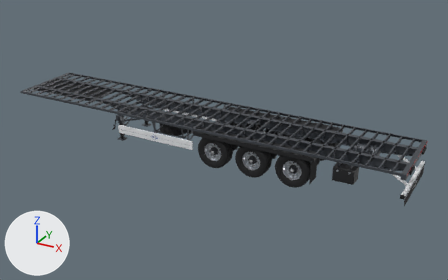
The glTF model src/assets/models/standart-chassis.glb, before and after one commit.
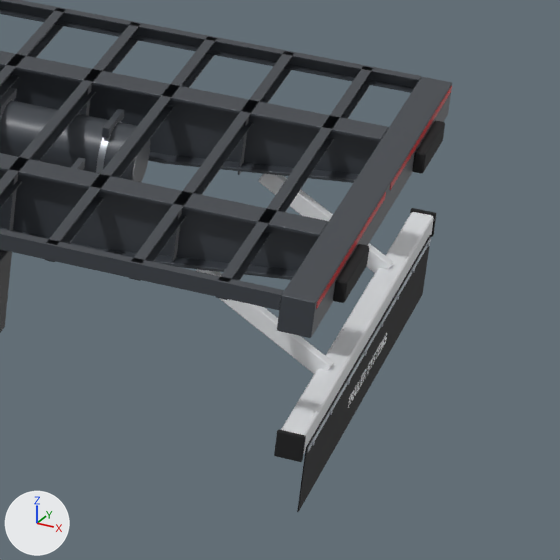
Each version appears first whole from a 50 mm lens placed at (2.78, -16.16, 8.52), pointed at (-6.22, 0.2, 0.34), and next in a close-up on the part from 80% to 99% of the width and 46% to 77% of the height. Lighting does not change. The marker at lower left points along +X, +Y and +Z. The first two pictures are the older version. Vertices at exactly the same position are counted once.

The scene before the commit, as lines of its bpy script (objects in view):
```python
me_mesh_0 = bpy.data.meshes.new('Mesh_0')
me_mesh_0.from_pydata(...)  # 26770 vertices, 52096 faces; spans x -13.69..0.03, y -1.27..1.27, z 0.0..1.22
me_mesh_0.materials.append(mat_logo)  # picture img_logo_blue
me_mesh_0.materials.append(mat_mudflapprint)  # white #f2f3f5
me_mesh_0.materials.append(mat_ktl)  # dark grey #40454c
me_mesh_0.materials.append(mat_darksteel)  # black #1d1f22
me_mesh_0.materials.append(mat_chrome)  # white #e8ebee
me_mesh_0.materials.append(mat_rubber)  # black #141517
me_mesh_0.materials.append(mat_reflred)  # red #c8101a
me_mesh_0.materials.append(mat_galvanized)  # grey #a9afb6
me_mesh_0.materials.append(mat_plastic)  # black #1a1b1e
me_mesh_0.materials.append(mat_chassiswhite)  # white #eceef1
me_mesh_0.materials.append(mat_alu)  # light grey #c3c8cf
me_mesh_0.materials.append(mat_airline)  # black #24262a
ob_mesh_0 = bpy.data.objects.new('Mesh_0', me_mesh_0)
ob_mesh_0.location = (0.0, 0.0, 0.0)
```
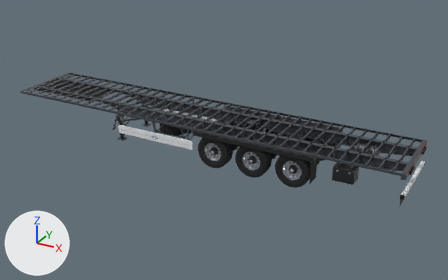
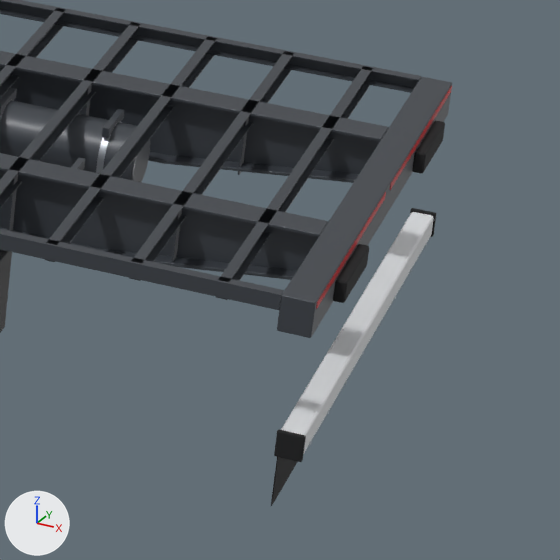
The change, as a list of edits to the scene's bpy script:
```text
Change me_mesh_0:
    used by ob_mesh_0; location = (0.0, 0.0, 0.0)
    remove me_mesh_0.from_pydata(...)  # 26770 vertices, 52096 faces; spans x -13.69..0.03, y -1.27..1.27, z 0.0..1.22
    add me_mesh_0.from_pydata(...)  # 27630 vertices, 53792 faces; spans x -13.69..0.03, y -1.27..1.27, z 0.0..1.22
    me_mesh_0 part 1: the loose piece of 8 vertices spanning x 0.0, y -1.15..1.15, z 0.2..0.51 is moved by (-0.11, 0.0, 0.0)
    me_mesh_0 part 2: the loose piece of 56 vertices spanning x 0.0, y -1.14..1.14, z 0.48..0.5 is moved by (-0.12, 0.0, 0.0)
    me_mesh_0 part 3: the loose piece of 56 vertices spanning x -0.68..-0.05, y 0.53..0.57, z 0.54..0.95 is deleted
    me_mesh_0 part 4: the loose piece of 56 vertices spanning x -0.68..-0.05, y -0.57..-0.53, z 0.54..0.95 is deleted
    me_mesh_0 part 5: 324 vertices moved within x 0.0, y -1.08..1.08, z 0.48..0.5; 336 vertices removed from x 0.01, y -1.08..1.08, z 0.48..0.5; 2120 vertices added at x -0.13..0.0, y -1.08..1.08, z 0.31..0.5
    me_mesh_0 part 6: 44348 kept faces spanning x -13.69..0.03, y -1.27..1.27, z 0.0..1.22 get new texture (UV) coordinates
    other edits to the shape of me_mesh_0 do not show in these pictures
```

What differs and where, as boxes [x1, y1, x2, y2] in the close-ups (560 x 560 px; the box of a moved part takes in the faces that stretch with it):
'Mesh_0', reshaped
    before: [0, 0, 452, 512]
    after: [0, 0, 452, 506]
part 1 of me_mesh_0, moved or reshaped
    before: [297, 235, 431, 512]
    after: [271, 457, 298, 506]
part 2 of me_mesh_0, moved or reshaped (not visible afterwards)
    before: [307, 237, 431, 453]
part 3 of me_mesh_0, deleted
    before: [258, 174, 393, 273]
part 4 of me_mesh_0, deleted
    before: [196, 269, 333, 374]
part 5 of me_mesh_0, cut back
    before: [312, 243, 430, 446]
    after: [310, 243, 427, 445]
part 6 of me_mesh_0, surface changed
    both: [198, 173, 434, 462]
